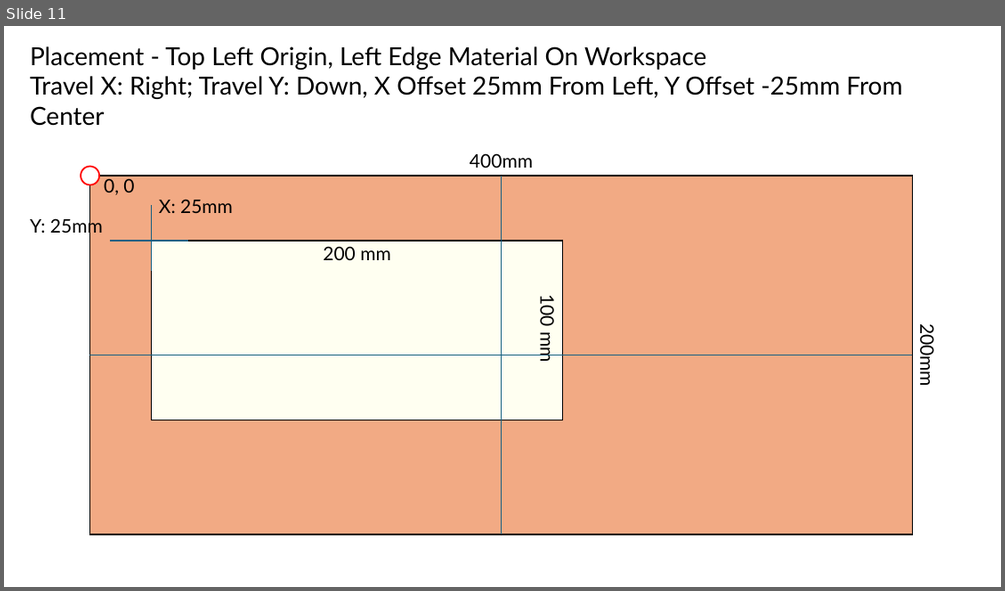
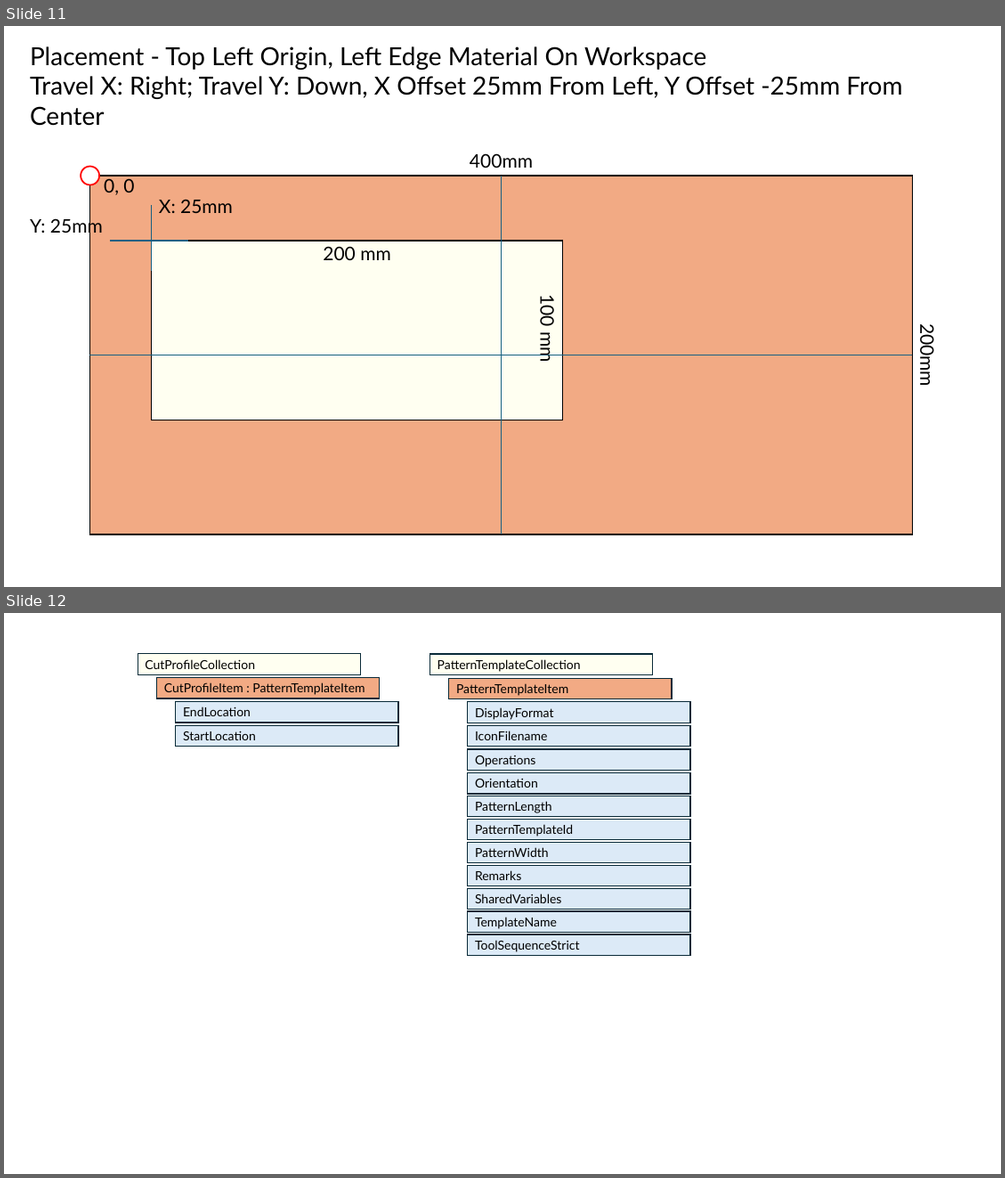
Before and after one commit to danielanywhere/ShopTools, a slide deck: Docs/ShopToolsSketches.pptx. Shown one above the other, each under a label of ours: slide 11 before the commit, slides 11 and 12 after it. The pictures are 1005x591 and 1005x1178 pixels, drawn with LibreOffice and Linux fonts; fonts in the diff are those of the drawing. Boxes give left, top, right and bottom in pixels: in the first picture for what was removed or moved away, otherwise in the second. Text is boxed around its words. In the diff, an @@ line names an element or a change of style, - is before the commit and + after.

```diff
--- a/Docs/ShopToolsSketches.pptx
+++ b/Docs/ShopToolsSketches.pptx
@@ slide 12 added at bbox=[4, 613, 1001, 1174], background #FFFFFF @@
@@ group added at bbox=[138, 653, 399, 747]: 4 rectangles @@
+CutProfileCollection
+CutProfileItem : PatternTemplateItem
+EndLocation
+StartLocation
@@ group added at bbox=[430, 654, 690, 956]: 13 rectangles @@
+PatternTemplateCollection
+PatternTemplateItem
+DisplayFormat
+IconFilename
+Operations
+Orientation
+PatternLength
+PatternTemplateId
+PatternWidth
+Remarks
+SharedVariables
+TemplateName
+ToolSequenceStrict
```
Also in this commit, not shown: 8 other files.
